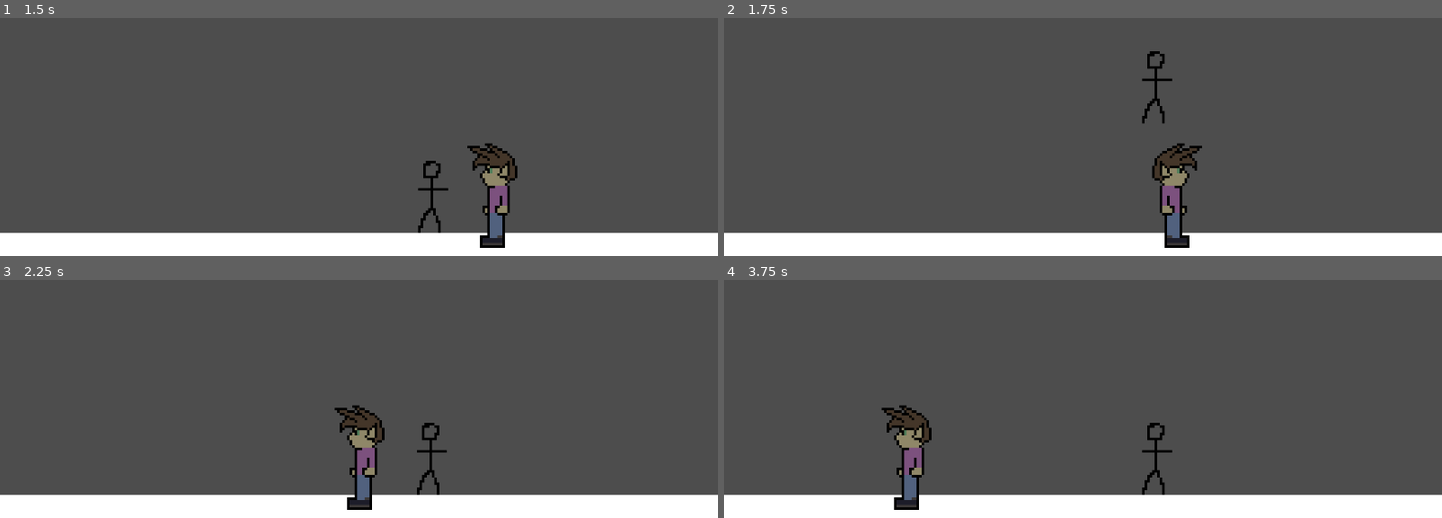
Above: before the commit, frames 1-4 (two rows, left to right).
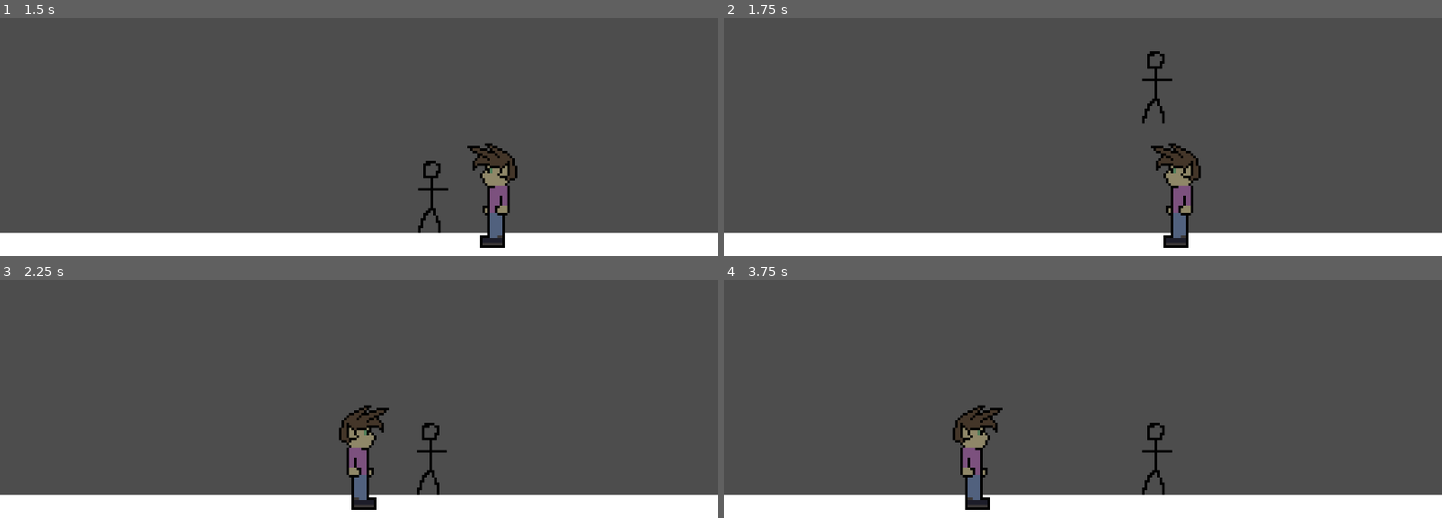
Above: after the commit, the same moments.

Repository: MastersUniversity/Stealth-Platformer
Game: Godot game, scene res://main_game.tscn
The game is run twice, just before and just after one commit, with the same random seed, the same clock (stepped at 60 frames per second) and the same inputs.
Inputs:
- Up to frame 1 (1.5 s): tap Enter (ui_accept) at 0.5, 0.77 s; hold Right (ui_right) from 0.53 s (still down)
- Up to frame 2 (1.75 s): keep holding Right (ui_right); tap Enter (ui_accept) at 1.52 s
- Up to frame 3 (2.25 s): release Right (ui_right) at 2.03 s; hold Left (ui_left) from 2.03 s (still down)
- Up to frame 4 (3.75 s): release Left (ui_left) at 2.78 s; hold Right (ui_right) from 2.78 s (still down); tap Enter (ui_accept) at 3.02 s

Frame 1 is identical in both runs. In frame 2, 1.4% of the frame differs, in the area x 59-67%, y 52-97%; in frame 3, 1.2%; in frame 4, 3.2%, in the area x 21-39%, y 52-97%.
Error after the commit: Parse Error: Expected indented block after function declaration. (res://Scenes/Characters/Civilian/Vision.gd:14)

Commit message:
Fixed spinjutsu bug and worked on vision

Diff:
--- a/Scenes/Characters/Civilian/Civilian.gd
+++ b/Scenes/Characters/Civilian/Civilian.gd
@@ -18,10 +18,8 @@
 
 	if pursuing:
 		if faceLeft:
-			scale.x = 1
 			velocity.x = move_toward(velocity.x, -SPEED, 1)
 		else:
-			scale.x = -1
 			velocity.x = move_toward(velocity.x, SPEED, 1)
 	else:
 		velocity.x = move_toward(velocity.x, 0, 2)
@@ -41,11 +39,12 @@
 
 func _on_sound_listener_heard_sound(body):
 	pursuing = true
-	var soundLocation = body.get_global_location()
-	check_direction(soundLocation)
+	check_direction(body.get_global_location())
 
 func check_direction(soundLocation):
-	if soundLocation.x < transform.x.x:
+	if soundLocation < get_global_position() and faceLeft == false:
+		scale.x *= -1
 		faceLeft = true
-	elif soundLocation.x > transform.x.x:
+	elif soundLocation > get_global_position() and faceLeft == true:
+		scale.x *= -1
 		faceLeft = false
--- /dev/null
+++ b/Scenes/Characters/Civilian/Vision.gd
@@ -0,0 +1,14 @@
+extends Node
+
+signal player_spotted
+
+# Called when the node enters the scene tree for the first time.
+func _ready():
+	pass # Replace with function body.
+
+
+# Called every frame. 'delta' is the elapsed time since the previous frame.
+func _process(delta):
+	pass
+
+func _on_area_2d_area_entered(area):
--- a/Scenes/Characters/Civilian/civilian.tscn
+++ b/Scenes/Characters/Civilian/civilian.tscn
@@ -1,8 +1,9 @@
-[gd_scene load_steps=5 format=3 uid="uid://1nlrgjcqd8vd"]
+[gd_scene load_steps=6 format=3 uid="uid://1nlrgjcqd8vd"]
 
 [ext_resource type="Script" path="res://Scenes/Characters/Civilian/Civilian.gd" id="1_fb1r2"]
 [ext_resource type="Texture2D" uid="uid://bygdc1gpfdxgw" path="res://Assets/Sprites/Characters/Civilian/game_character.png" id="2_wjp13"]
 [ext_resource type="PackedScene" uid="uid://b2qbyvgxy3vnw" path="res://Scenes/Misc/Sound Listener/sound_listener.tscn" id="3_hxvqy"]
+[ext_resource type="Script" path="res://Scenes/Characters/Civilian/Vision.gd" id="3_xs1v7"]
 
 [sub_resource type="RectangleShape2D" id="RectangleShape2D_mulqo"]
 size = Vector2(12, 29)
@@ -20,14 +21,23 @@
 position = Vector2(1, 1.5)
 shape = SubResource("RectangleShape2D_mulqo")
 
-[node name="Area2D" type="Area2D" parent="."]
+[node name="FarSight" type="Area2D" parent="."]
+script = ExtResource("3_xs1v7")
 
-[node name="CollisionPolygon2D" type="CollisionPolygon2D" parent="Area2D"]
+[node name="CollisionPolygon2D" type="CollisionPolygon2D" parent="FarSight"]
+polygon = PackedVector2Array(0, -10, -128, -88, -128, 80)
+
+[node name="NearSight" type="Area2D" parent="."]
+
+[node name="CollisionPolygon2D" type="CollisionPolygon2D" parent="NearSight"]
+position = Vector2(1.42109e-14, -5)
+scale = Vector2(0.485, 0.485)
 polygon = PackedVector2Array(0, -10, -128, -88, -128, 80)
 
 [node name="Ear" parent="." instance=ExtResource("3_hxvqy")]
 position = Vector2(5, -8)
 
-[connection signal="body_entered" from="Area2D" to="." method="_on_area_2d_body_entered"]
-[connection signal="body_exited" from="Area2D" to="." method="_on_area_2d_body_exited"]
+[connection signal="body_entered" from="FarSight" to="." method="_on_area_2d_body_entered"]
+[connection signal="body_exited" from="FarSight" to="." method="_on_area_2d_body_exited"]
+[connection signal="body_entered" from="NearSight" to="." method="_on_area_2d_body_entered"]
 [connection signal="heard_sound" from="Ear" to="." method="_on_sound_listener_heard_sound"]
